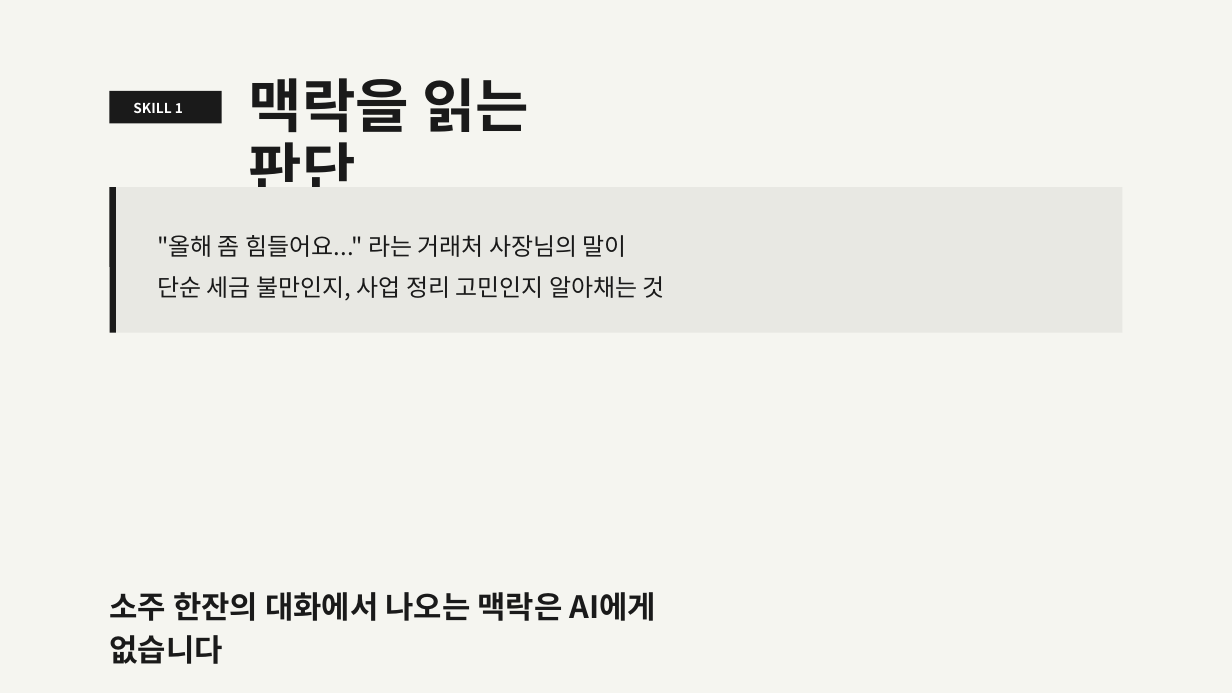
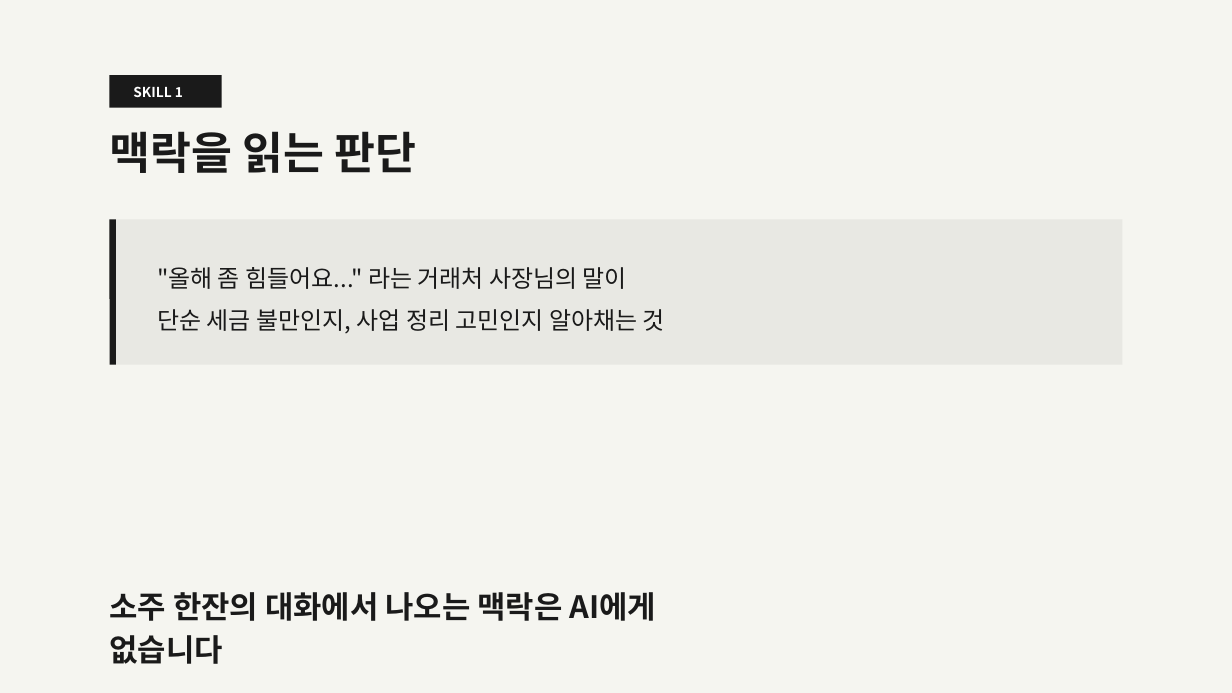
Before and after one commit to ssodcompany/edu-agent, a slide deck: slide 7 of lectures/02_ai_skills/AI대체불가Skills_v6_impeccable.pptx. Drawn at 1232x693 pixels with LibreOffice and Linux fonts; fonts in the diff are those of the drawing. Boxes give left, top, right and bottom in pixels: in the first picture for what was removed or moved away, otherwise in the second. Text is boxed around its words. In the diff, an @@ line names an element or a change of style, - is before the commit and + after.

Commit message:
WIP(lectures): separate badge and title layout in lecture 02 skill slides
- Split badge+title flex row into stacked badge and title blocks on slides 07-09
- Reduce title font size from 34pt to 26pt for better PPTX compatibility
- Change badge container from flex-shrink to inline-block display
- Update PPTX binary with regenerated slide layout

```diff
--- a/lectures/02_ai_skills/AI대체불가Skills_v6_impeccable.pptx
+++ b/lectures/02_ai_skills/AI대체불가Skills_v6_impeccable.pptx
@@ rectangle moved from (x1=110, y1=91, x2=222, y2=123) to (x1=110, y1=75, x2=222, y2=107) @@
@@ text "SKILL 1" moved from (x1=133, y1=102, x2=183, y2=113) to (x1=133, y1=86, x2=183, y2=97) @@
@@ text "맥락을 읽는 판단" moved from (x1=249, y1=78, x2=530, y2=187) to (x1=109, y1=131, x2=416, y2=173) @@
@@ text "맥락을 읽는 판단" at (x1=109, y1=131, x2=416, y2=173): size 34 to 26 pt; line spacing 37.4pt to 31.2pt; more space between paragraphs @@
@@ 2 texts, 1 rectangle, 1 line moved together from (x1=110, y1=187, x2=1122, y2=333) to (x1=110, y1=219, x2=1122, y2=365) @@
```
Also in this commit, not shown: 3 other slides changed, 3 other files.
